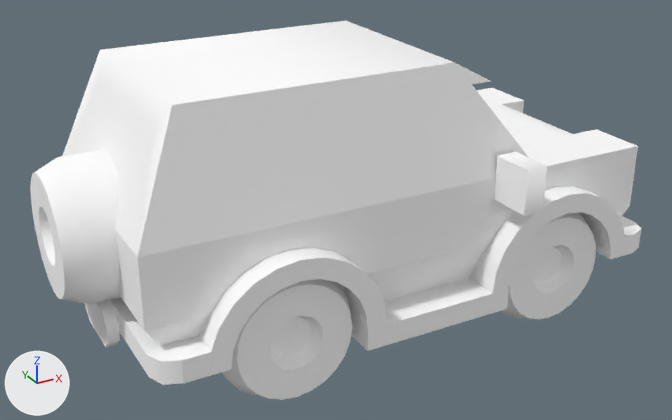
A saved change to the glTF model client/public/cars/suv_kenney.glb.
Both versions are drawn from a 50 mm camera at (-3.4, -6.02, 3.95) aimed at (-0.11, -0.03, 0.95). The lights are fixed; the arrows at lower left show +X, +Y and +Z. The older version comes first. Where no turn or scale is listed for an object, it has been applied to the vertices. Vertices at exactly the same position are counted once.

The first picture shows 'body', 'wheel-back', 'wheel-back-right', 'wheel-front-right'.
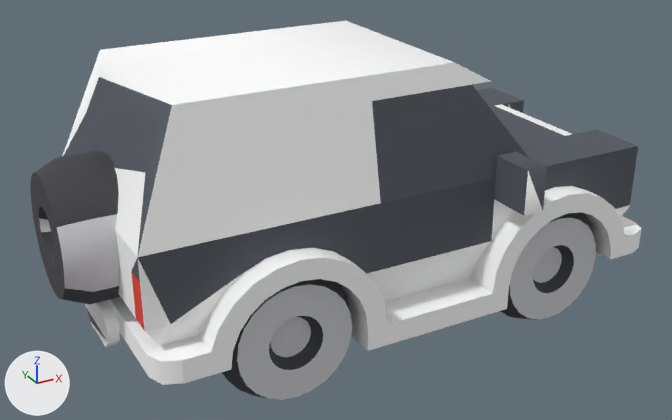
The change, as a diff of the scene's bpy script:
```diff
--- a/client/public/cars/suv_kenney.glb.py
+++ b/client/public/cars/suv_kenney.glb.py
@@ mat_colormap @@
 n0 = _N.new('ShaderNodeBsdfPrincipled'); n0.name = 'Principled BSDF'
-n0.inputs[0].default_value = (1.0, 1.0, 1.0, 1.0)  # 'Base Color', white #ffffff
 n0.inputs[2].default_value = 1.0  # 'Roughness'
 n1 = _N.new('ShaderNodeOutputMaterial'); n1.name = 'Material Output'
+n2 = _N.new('ShaderNodeVertexColor'); n2.name = 'Color Attribute'
 _L.new(n0.outputs[0], n1.inputs[0])  # 'BSDF' to 'Surface'
+_L.new(n2.outputs[0], n0.inputs[0])  # 'Color' to 'Base Color'
@@ me_body @@
 me_body.from_pydata(...)  # 413 vertices, 814 faces; spans x -2.22..2.22, y -1.31..1.31, z -0.96..0.96
 # used by ob_body; location = (0.131, 0.0, 1.306)
+# me_body part 1: vertex colours changed
 me_body.materials.append(mat_colormap)
@@ me_wheel_back @@
 me_wheel_back.from_pydata(...)  # 168 vertices, 332 faces; spans x -0.305..0.305, y -0.522..0.522, z -0.522..0.522
 # used by ob_wheel_back; location = (-2.045, 0.0, 1.219)
+# me_wheel_back part 2: vertex colours changed
 me_wheel_back.materials.append(mat_colormap)
@@ me_wheel_back_right @@
 me_wheel_back_right.from_pydata(...)  # 168 vertices, 332 faces; spans x -0.522..0.522, y -0.305..0.305, z -0.522..0.522
 # used by ob_wheel_back_right; location = (-0.975, -0.74, 0.522)
+# me_wheel_back_right part 3: vertex colours changed
 me_wheel_back_right.materials.append(mat_colormap)
```

Boxes (x1, y1, x2, y2) around the edits, measured in the pictures (672 x 420 px):
'body', recoloured (darker): (63, 74, 638, 373) in both
'wheel-back', recoloured (darker): (30, 151, 120, 304) in both
'wheel-back-right', recoloured (darker): (222, 279, 352, 400) in both
'wheel-front-right', recoloured (darker): (500, 212, 596, 320) in both
